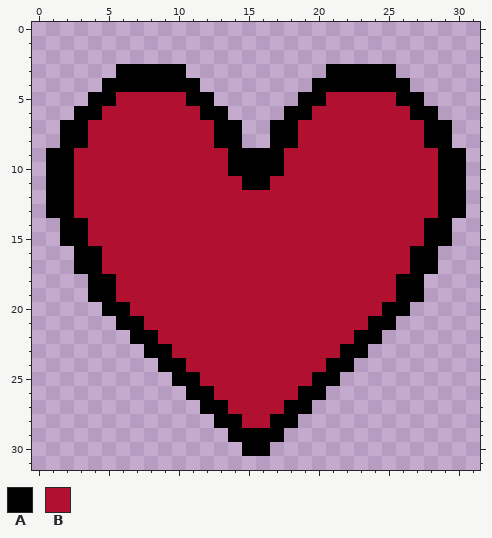
File history of a pixel-art file, aseprite/heart32.aseprite. This is how it looked before the edit.
32x32 pixels, 1 frame.
Palette (. is transparent): A #000000  B #b21030
Pixels before, first column x 1:
 3 .....AAAAA..........AAAAA.....
 4 ....AAAAAAA........AAAAAAA....
 5 ...AABBBBBAA......AABBBBBAA...
 6 ..AABBBBBBBAA....AABBBBBBBAA..
 7 .AABBBBBBBBBAA..AABBBBBBBBBAA.
 8 .AABBBBBBBBBAA..AABBBBBBBBBAA.
 9 AABBBBBBBBBBBAAAABBBBBBBBBBBAA
10 AABBBBBBBBBBBAAAABBBBBBBBBBBAA
11 AABBBBBBBBBBBBAABBBBBBBBBBBBAA
12 AABBBBBBBBBBBBBBBBBBBBBBBBBBAA
13 AABBBBBBBBBBBBBBBBBBBBBBBBBBAA
14 .AABBBBBBBBBBBBBBBBBBBBBBBBAA.
15 .AABBBBBBBBBBBBBBBBBBBBBBBBAA.
16 ..AABBBBBBBBBBBBBBBBBBBBBBAA..
17 ..AABBBBBBBBBBBBBBBBBBBBBBAA..
18 ...AABBBBBBBBBBBBBBBBBBBBAA...
19 ...AABBBBBBBBBBBBBBBBBBBBAA...
20 ....AABBBBBBBBBBBBBBBBBBAA....
21 .....AABBBBBBBBBBBBBBBBAA.....
22 ......AABBBBBBBBBBBBBBAA......
23 .......AABBBBBBBBBBBBAA.......
24 ........AABBBBBBBBBBAA........
25 .........AABBBBBBBBAA.........
26 ..........AABBBBBBAA..........
27 ...........AABBBBAA...........
28 ............AABBAA............
29 .............AAAA.............
30 ..............AA..............
After:
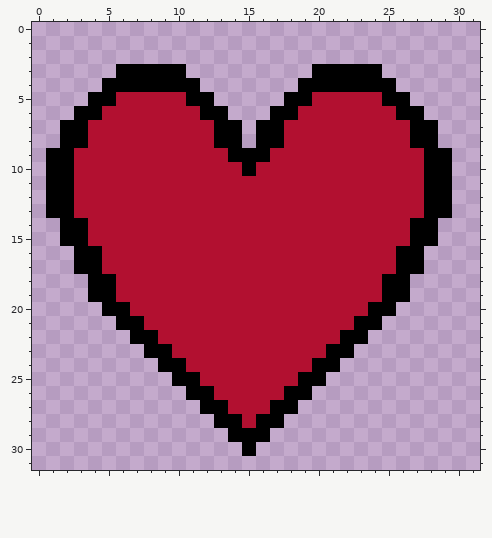
The edit:
Changed rows in their new state; - is an unchanged pixel.
first column x 14:
 3 ------A----.-----
 4 -----A------.----
 5 ----A-B----A-.---
 6 ---A-B------A-.--
 7 --A-B--------A-.-
 8 --A-B--------A-.-
 9 ---B----------A-.
10 B-BB----------A-.
11 -BB-----------A-.
12 --------------A-.
13 --------------A-.
14 -------------A-.-
15 -------------A-.-
16 ------------A-.--
17 ------------A-.--
18 -----------A-.---
19 -----------A-.---
20 ----------A-.----
21 ---------A-.-----
22 --------A-.------
23 -------A-.-------
24 ------A-.--------
25 -----A-.---------
26 ----A-.----------
27 ---A-.-----------
28 --A-.------------
29 ---.-------------
30 --.--------------
